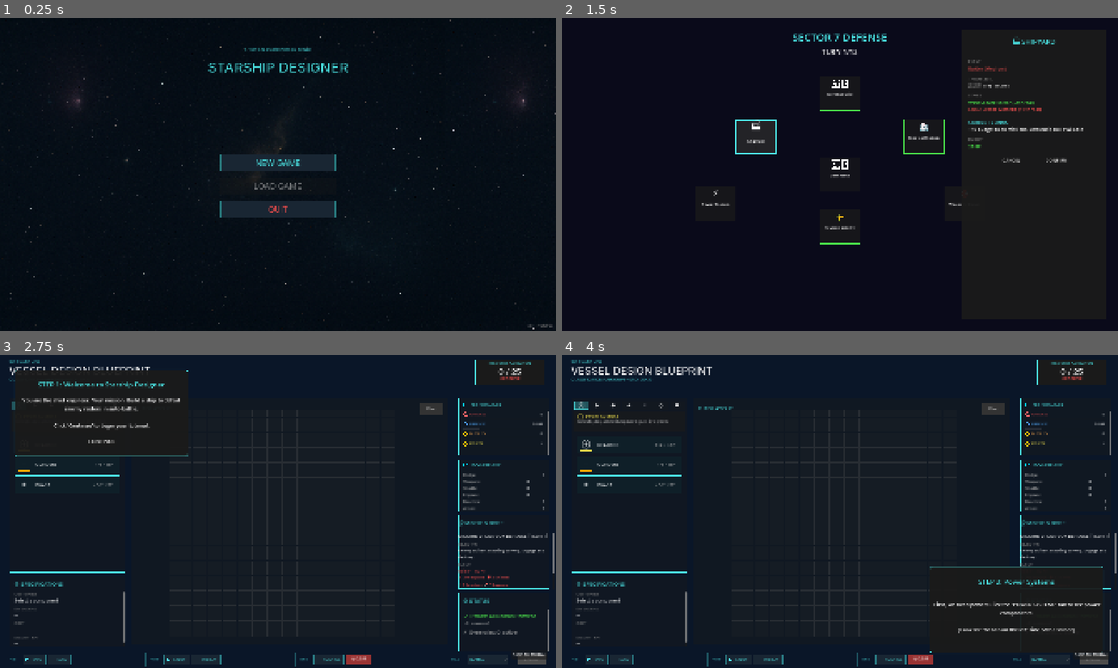
Above: before the commit, frames 1-4 (two rows, left to right).
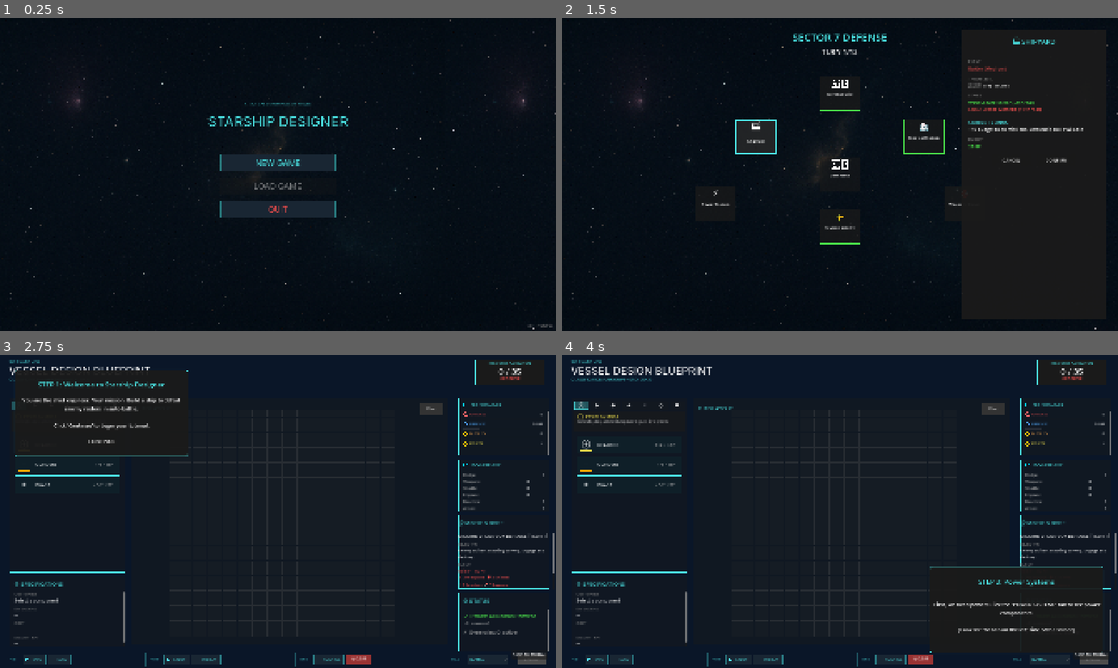
Above: after the commit, the same moments.

Repository: cautiouskurns/Startship-Designer
Game: Godot game, scene res://scenes/main/Main.tscn
Two runs of this game, one before a commit and one after it. Both use one fixed random seed, a clock stepped at 60 frames per second and the inputs below. Sound files missing from this copy of the repository are replaced by a short silence.
Inputs (mouse positions are in pixels of both pictures, inside the frame that each line leads up to):
- Up to frame 1 (0.25 s): no input
- Up to frame 2 (1.5 s): click "NEW GAME" at 0.5 s; click (756, 136) at 1.25 s
- Up to frame 3 (2.75 s): click "CONFIRM" at 2 s
- Up to frame 4 (4 s): click "CONTINUE" at 2.75 s; tap Enter at 3.5 s; drag from (734, 414) to (895, 442) at 3.52 s

The runs differ from the first frame. In frame 1, 1.0% of the frame differs, in the area x 37-63%, y 9-35%; in frame 2, 0.2%; in frame 3, less than 0.1%; in frame 4, less than 0.1%.

Commit message:
feat: Implement sector bonus system affecting budget, combat stats, and costs

Diff:
--- a/project.godot
+++ b/project.godot
@@ -19,6 +19,7 @@
 
 GameState="*res://scripts/autoload/GameState.gd"
 CampaignState="*res://scripts/autoload/CampaignState.gd"
+SectorBonus="*res://scripts/autoload/SectorBonus.gd"
 TemplateManager="*res://scripts/autoload/TemplateManager.gd"
 AudioManager="*res://scripts/autoload/AudioManager.gd"
 CrewBarkSystem="*res://scripts/autoloads/CrewBarkSystem.gd"
--- a/scenes/campaign/CampaignMap.tscn
+++ b/scenes/campaign/CampaignMap.tscn
@@ -1,8 +1,9 @@
-[gd_scene load_steps=4 format=3 uid="uid://campaign_map_scene"]
+[gd_scene load_steps=5 format=3 uid="uid://bag6a3d5jamdr"]
 
-[ext_resource type="Script" path="res://scripts/campaign/CampaignMap.gd" id="1"]
-[ext_resource type="PackedScene" uid="uid://campaign_sector_node" path="res://scenes/campaign/components/SectorNode.tscn" id="2_sector"]
-[ext_resource type="PackedScene" uid="uid://campaign_deployment_panel" path="res://scenes/campaign/components/DeploymentPanel.tscn" id="3_deployment"]
+[ext_resource type="Script" uid="uid://dm12t73wcw3te" path="res://scripts/campaign/CampaignMap.gd" id="1"]
+[ext_resource type="Texture2D" uid="uid://y1akstmn6odh" path="res://assets/sprites/ui/starfield.png" id="2_8fucu"]
+[ext_resource type="PackedScene" path="res://scenes/campaign/components/SectorNode.tscn" id="2_sector"]
+[ext_resource type="PackedScene" path="res://scenes/campaign/components/DeploymentPanel.tscn" id="3_deployment"]
 
 [node name="CampaignMap" type="Control"]
 layout_mode = 3
@@ -14,6 +15,7 @@
 script = ExtResource("1")
 
 [node name="Background" type="ColorRect" parent="."]
+visible = false
 layout_mode = 1
 anchors_preset = 15
 anchor_right = 1.0
@@ -21,6 +23,17 @@
 grow_horizontal = 2
 grow_vertical = 2
 color = Color(0.0392157, 0.0392157, 0.101961, 1)
+
+[node name="Background2" type="TextureRect" parent="."]
+layout_mode = 1
+anchors_preset = 15
+anchor_right = 1.0
+anchor_bottom = 1.0
+grow_horizontal = 2
+grow_vertical = 2
+texture = ExtResource("2_8fucu")
+expand_mode = 1
+stretch_mode = 1
 
 [node name="UI" type="Control" parent="."]
 layout_mode = 1
@@ -65,22 +78,13 @@
 
 [node name="CommandSector" parent="SectorContainer" instance=ExtResource("2_sector")]
 layout_mode = 1
-anchors_preset = 0
-anchor_left = 0.0
-anchor_top = 0.0
-anchor_right = 0.0
-anchor_bottom = 0.0
 offset_left = 890.0
 offset_top = 480.0
 offset_right = 1030.0
 offset_bottom = 600.0
-grow_horizontal = 1
-grow_vertical = 1
-sector_id = 0
 
 [node name="ShipyardSector" parent="SectorContainer" instance=ExtResource("2_sector")]
 layout_mode = 1
-anchors_preset = 0
 offset_left = 600.0
 offset_top = 350.0
 offset_right = 740.0
@@ -89,7 +93,6 @@
 
 [node name="MedicalSector" parent="SectorContainer" instance=ExtResource("2_sector")]
 layout_mode = 1
-anchors_preset = 0
 offset_left = 1180.0
 offset_top = 350.0
 offset_right = 1320.0
@@ -98,7 +101,6 @@
 
 [node name="ColonySector" parent="SectorContainer" instance=ExtResource("2_sector")]
 layout_mode = 1
-anchors_preset = 0
 offset_left = 890.0
 offset_top = 660.0
 offset_right = 1030.0
@@ -107,7 +109,6 @@
 
 [node name="PowerSector" parent="SectorContainer" instance=ExtResource("2_sector")]
 layout_mode = 1
-anchors_preset = 0
 offset_left = 460.0
 offset_top = 580.0
 offset_right = 600.0
@@ -116,7 +117,6 @@
 
 [node name="DefenseSector" parent="SectorContainer" instance=ExtResource("2_sector")]
 layout_mode = 1
-anchors_preset = 0
 offset_left = 890.0
 offset_top = 200.0
 offset_right = 1030.0
@@ -125,7 +125,6 @@
 
 [node name="WeaponsSector" parent="SectorContainer" instance=ExtResource("2_sector")]
 layout_mode = 1
-anchors_preset = 0
 offset_left = 1320.0
 offset_top = 580.0
 offset_right = 1460.0
--- a/scenes/ui/MainMenu.tscn
+++ b/scenes/ui/MainMenu.tscn
@@ -67,9 +67,9 @@
 anchor_left = 0.5
 anchor_right = 0.5
 offset_left = -300.0
-offset_top = 100.0
+offset_top = 287.0
 offset_right = 300.0
-offset_bottom = 120.0
+offset_bottom = 307.0
 grow_horizontal = 2
 theme_override_colors/font_color = Color(0.290196, 0.886275, 0.886275, 1)
 theme_override_font_sizes/font_size = 12
@@ -83,9 +83,9 @@
 anchor_left = 0.5
 anchor_right = 0.5
 offset_left = -400.0
-offset_top = 120.0
+offset_top = 307.0
 offset_right = 400.0
-offset_bottom = 220.0
+offset_bottom = 407.0
 grow_horizontal = 2
 theme_override_colors/font_color = Color(0.290196, 0.886275, 0.886275, 1)
 theme_override_font_sizes/font_size = 48
--- a/scripts/autoload/CampaignState.gd
+++ b/scripts/autoload/CampaignState.gd
@@ -159,8 +159,11 @@
 		if sector_id == defended_sector:
 			# Player defended this sector
 			if victory:
-				# Victory: reduce threat by 2
-				_change_threat(sector, -2)
+				# Victory: reduce threat by 2 (or 3 if recapturing lost sector)
+				var threat_reduction = -3 if sector.is_lost else -2
+				var action = "RECAPTURED" if sector.is_lost else "DEFENDED"
+				print("Sector %s %s! Threat reduction: %d" % [SectorID.keys()[sector_id], action, threat_reduction])
+				_change_threat(sector, threat_reduction)
 			else:
 				# Defeat: increase threat by 1
 				_change_threat(sector, 1)
--- a/scripts/autoload/GameState.gd
+++ b/scripts/autoload/GameState.gd
@@ -5,6 +5,9 @@
 
 ## Flag to track if data has been loaded from JSON
 static var _data_loaded: bool = false
+
+## Preferences file path (for persistent settings like tutorial completion)
+const PREFERENCES_FILE = "user://preferences.json"
 
 ## Mission unlock states
 var missions_unlocked: Array[bool] = [true, false, false]
@@ -219,6 +222,64 @@
 			push_warning("Unknown hull type: %s" % name)
 			return null
 
+## Initialize GameState on startup
+func _ready():
+	# Load persistent preferences (tutorial completion, etc.)
+	_load_preferences()
+
+## Save preferences to disk (tutorial completion, etc.)
+func _save_preferences():
+	var data = {
+		"version": 1,
+		"tutorial_completed": tutorial_completed
+	}
+
+	# Convert to JSON
+	var json_string = JSON.stringify(data, "\t")
+
+	# Write to file
+	var file = FileAccess.open(PREFERENCES_FILE, FileAccess.WRITE)
+	if not file:
+		push_error("Failed to save preferences to: %s" % PREFERENCES_FILE)
+		return
+
+	file.store_string(json_string)
+	file.close()
+	print("Preferences saved (tutorial_completed = %s)" % tutorial_completed)
+
+## Load preferences from disk
+func _load_preferences():
+	# Check if file exists
+	if not FileAccess.file_exists(PREFERENCES_FILE):
+		# No preferences file yet, use defaults
+		print("No preferences file found, using defaults")
+		return
+
+	# Read file
+	var file = FileAccess.open(PREFERENCES_FILE, FileAccess.READ)
+	if not file:
+		push_error("Failed to load preferences from: %s" % PREFERENCES_FILE)
+		return
+
+	var json_string = file.get_as_text()
+	file.close()
+
+	# Parse JSON
+	var json = JSON.new()
+	var error = json.parse(json_string)
+	if error != OK:
+		push_error("Failed to parse preferences JSON: %s" % json.get_error_message())
+		return
+
+	var data = json.data
+	if typeof(data) != TYPE_DICTIONARY:
+		push_error("Preferences JSON root is not a dictionary")
+		return
+
+	# Load tutorial completion flag
+	tutorial_completed = data.get("tutorial_completed", false)
+	print("Preferences loaded (tutorial_completed = %s)" % tutorial_completed)
+
 ## Unlock a mission by index
 func unlock_mission(index: int):
 	if index >= 0 and index < missions_unlocked.size():
@@ -276,10 +337,11 @@
 		return missions_data[index].get("enemy_id", "scout")
 	return "scout"  # Default fallback
 
-## Mark tutorial as completed
+## Mark tutorial as completed (and save to disk)
 func complete_tutorial():
 	tutorial_completed = true
-	print("Tutorial marked as completed")
+	_save_preferences()  # Persist to disk
+	print("Tutorial marked as completed and saved")
 
 ## Check if tutorial should show (first mission selected, any mission)
 func should_show_tutorial() -> bool:
--- /dev/null
+++ b/scripts/autoload/SectorBonus.gd
@@ -0,0 +1,171 @@
+extends Node
+
+## Sector Bonus System (Feature 4: Sector Bonuses & Penalties)
+## Calculates active bonuses/penalties from campaign sector states
+## Applies to budget, costs, combat stats, and power
+
+## Get all active bonuses and penalties from campaign sectors
+## Returns dictionary with all modifier values
+func get_active_bonuses() -> Dictionary:
+	var bonuses = {
+		"budget_modifier": 0,        # Added/subtracted from max budget
+		"hp_modifier": 1.0,          # Multiplier for max HP
+		"damage_modifier": 1.0,      # Multiplier for weapon damage
+		"shield_modifier": 1.0,      # Multiplier for shield absorption
+		"power_modifier": 0,         # Added/subtracted from reactor power output
+		"weapon_cost_modifier": 0,   # Added/subtracted from weapon component costs
+		"shield_cost_modifier": 0,   # Added/subtracted from shield component costs
+		"all_stats_modifier": 1.0    # Multiplier for all stats (Colony morale)
+	}
+
+	# Only calculate bonuses if campaign is active
+	if not CampaignState or not CampaignState.campaign_active:
+		return bonuses
+
+	# Check each sector for bonuses/penalties
+	for sector_id in CampaignState.sectors.keys():
+		# Skip Command sector (no bonuses/penalties)
+		if sector_id == CampaignState.SectorID.COMMAND:
+			continue
+
+		var sector = CampaignState.get_sector(sector_id)
+		var sector_def = CampaignState.get_sector_definition(sector_id)
+
+		if not sector or not sector_def:
+			continue
+
+		# Apply bonuses for secure sectors (threat 0-1)
+		if sector.is_secure():
+			_apply_sector_effect(bonuses, sector_def.get("bonus", {}))
+		# Apply penalties for lost sectors (threat 4)
+		elif sector.is_lost:
+			_apply_sector_effect(bonuses, sector_def.get("penalty", {}))
+		# Threat 2-3: neutral, no bonuses or penalties
+
+	return bonuses
+
+## Apply a sector's bonus or penalty effect to the bonuses dictionary
+func _apply_sector_effect(bonuses: Dictionary, effect: Dictionary):
+	if effect.is_empty():
+		return
+
+	var effect_type = effect.get("type", "none")
+	var effect_value = effect.get("value", 0)
+
+	match effect_type:
+		"budget":
+			# Shipyard: ±budget
+			bonuses["budget_modifier"] += effect_value
+
+		"hp":
+			# Medical: HP multiplier
+			bonuses["hp_modifier"] *= effect_value
+
+		"morale":
+			# Colony: All stats multiplier
+			bonuses["all_stats_modifier"] *= effect_value
+
+		"power":
+			# Power Station: ±reactor power output
+			bonuses["power_modifier"] += effect_value
+
+		"shields":
+			# Defense Grid: Shield multiplier + cost modifier
+			bonuses["shield_modifier"] *= effect_value
+			# Apply cost modifier (secure: -1, lost: +1)
+			if effect_value > 1.0:  # Bonus (secure)
+				bonuses["shield_cost_modifier"] -= 1
+			elif effect_value < 1.0:  # Penalty (lost)
+				bonuses["shield_cost_modifier"] += 1
+
+		"damage":
+			# Weapons Depot: Damage multiplier + cost modifier
+			bonuses["damage_modifier"] *= effect_value
+			# Apply cost modifier (secure: -1, lost: +1)
+			if effect_value > 1.0:  # Bonus (secure)
+				bonuses["weapon_cost_modifier"] -= 1
+			elif effect_value < 1.0:  # Penalty (lost)
+				bonuses["weapon_cost_modifier"] += 1
+
+## Get budget modifier only (shortcut for Ship Designer)
+func get_budget_modifier() -> int:
+	var bonuses = get_active_bonuses()
+	return bonuses["budget_modifier"]
+
+## Get cost modifier for a specific room type
+func get_room_cost_modifier(room_type: RoomData.RoomType) -> int:
+	var bonuses = get_active_bonuses()
+
+	# Check if room is a weapon type
+	var category = RoomData.get_category(room_type)
+	if category == ComponentCategory.Category.WEAPONS:
+		return bonuses["weapon_cost_modifier"]
+	elif category == ComponentCategory.Category.DEFENSE:
+		# Only apply shield cost modifier to shield rooms
+		if _is_shield_type(room_type):
+			return bonuses["shield_cost_modifier"]
+
+	return 0
+
+## Check if room type is a shield
+func _is_shield_type(room_type: RoomData.RoomType) -> bool:
+	return room_type in [
+		RoomData.RoomType.SHIELD,
+		RoomData.RoomType.STANDARD_SHIELD,
+		RoomData.RoomType.LIGHT_SHIELD,
+		RoomData.RoomType.HEAVY_SHIELD,
+		RoomData.RoomType.FAST_RECHARGE_SHIELD,
+		RoomData.RoomType.HARDENED_SHIELD
+	]
+
+## Get formatted description of all active bonuses/penalties
+## Returns array of strings for UI display
+func get_active_bonus_descriptions() -> Array[String]:
+	var descriptions: Array[String] = []
+
+	if not CampaignState or not CampaignState.campaign_active:
+		return descriptions
+
+	# Check each sector
+	for sector_id in CampaignState.sectors.keys():
+		if sector_id == CampaignState.SectorID.COMMAND:
+			continue
+
+		var sector = CampaignState.get_sector(sector_id)
+		var sector_def = CampaignState.get_sector_definition(sector_id)
+
+		if not sector or not sector_def:
+			continue
+
+		var sector_name = sector_def.get("name", "Unknown")
+		var icon = sector_def.get("icon", "")
+
+		# Add bonus descriptions for secure sectors
+		if sector.is_secure():
+			var bonus = sector_def.get("bonus", {})
+			var desc = bonus.get("description", "")
+			if not desc.is_empty():
+				descriptions.append("[color=#4AE24A]%s %s:[/color] %s" % [icon, sector_name, desc])
+
+		# Add penalty descriptions for lost sectors
+		elif sector.is_lost:
+			var penalty = sector_def.get("penalty", {})
+			var desc = penalty.get("description", "")
+			if not desc.is_empty():
+				descriptions.append("[color=#E24A4A]%s %s LOST:[/color] %s" % [icon, sector_name, desc])
+
+	return descriptions
+
+## Print debug info about active bonuses (for testing)
+func print_debug_bonuses():
+	var bonuses = get_active_bonuses()
+	print("=== Active Sector Bonuses/Penalties ===")
+	print("Budget Modifier: %+d BP" % bonuses["budget_modifier"])
+	print("HP Modifier: ×%.1f" % bonuses["hp_modifier"])
+	print("Damage Modifier: ×%.1f" % bonuses["damage_modifier"])
+	print("Shield Modifier: ×%.1f" % bonuses["shield_modifier"])
+	print("Power Modifier: %+d" % bonuses["power_modifier"])
+	print("Weapon Cost Modifier: %+d BP" % bonuses["weapon_cost_modifier"])
+	print("Shield Cost Modifier: %+d BP" % bonuses["shield_cost_modifier"])
+	print("All Stats Modifier: ×%.1f" % bonuses["all_stats_modifier"])
+	print("=======================================")
--- a/scripts/campaign/DeploymentPanel.gd
+++ b/scripts/campaign/DeploymentPanel.gd
@@ -99,7 +99,7 @@
 func _get_stakes_text(sector_def: Dictionary, sector_data: CampaignState.SectorData) -> String:
 	var stakes = ""
 
-	# Win condition
+	# Win condition (show correct threat reduction)
 	if sector_data.is_lost:
 		stakes += "[color=#4AE24A]WIN: Recapture sector (-3 threat)[/color]\n"
 	else:
--- a/scripts/campaign/SectorNode.gd
+++ b/scripts/campaign/SectorNode.gd
@@ -18,6 +18,7 @@
 
 ## Visual state
 var current_threat: int = 0
+var previous_threat: int = 0
 var is_lost_state: bool = false
 var pulse_phase: float = 0.0
 var is_selected: bool = false
@@ -55,9 +56,16 @@
 	name_label.text = sector_def.get("name", "Unknown")
 
 	# Update threat level
+	previous_threat = current_threat
 	current_threat = sector_data.threat_level
-	threat_bar.value = current_threat
 	is_lost_state = sector_data.is_lost
+
+	# Animate threat change if it changed
+	if previous_threat != current_threat and previous_threat != 0:
+		animate_threat_change(previous_threat, current_threat)
+	else:
+		# No animation needed, just set the value
+		threat_bar.value = current_threat
 
 	# Update visual state based on threat
 	_update_visual_state()
@@ -192,3 +200,33 @@
 func deselect():
 	is_selected = false
 	_update_visual_state()
+
+## Animate threat level change with visual feedback
+func animate_threat_change(old_value: int, new_value: int):
+	# Determine if threat increased or decreased
+	var threat_increased = new_value > old_value
+
+	# Create tween for smooth threat bar animation
+	var tween = create_tween()
+	tween.set_parallel(true)  # Run animations in parallel
+
+	# Animate threat bar from old to new value
+	tween.tween_property(threat_bar, "value", new_value, 0.5).set_trans(Tween.TRANS_CUBIC).set_ease(Tween.EASE_OUT)
+
+	# Flash the sector with appropriate color
+	var flash_color: Color
+	if threat_increased:
+		# Red flash for threat increase
+		flash_color = Color(1.5, 0.3, 0.3, 1.0)
+	else:
+		# Green flash for threat decrease
+		flash_color = Color(0.3, 1.5, 0.3, 1.0)
+
+	# Flash animation: modulate to flash color and back
+	tween.tween_property(self, "modulate", flash_color, 0.15)
+	tween.chain().tween_property(self, "modulate", Color(1, 1, 1, 1), 0.35)
+
+	# Scale pulse effect
+	var original_scale = scale
+	tween.tween_property(self, "scale", original_scale * 1.1, 0.15)
+	tween.chain().tween_property(self, "scale", original_scale, 0.35).set_trans(Tween.TRANS_ELASTIC).set_ease(Tween.EASE_OUT)
--- a/scripts/combat/Combat.gd
+++ b/scripts/combat/Combat.gd
@@ -184,6 +184,16 @@
 		# Apply HP bonus (Battleship)
 		player_data.max_hp += bonus_value
 		player_data.current_hp += bonus_value
+
+	# Feature 4: Apply sector bonuses to player HP
+	if CampaignState and CampaignState.campaign_active and SectorBonus:
+		var bonuses = SectorBonus.get_active_bonuses()
+		var hp_modifier = bonuses["hp_modifier"] * bonuses["all_stats_modifier"]
+		if hp_modifier != 1.0:
+			var hp_bonus = int(player_data.max_hp * (hp_modifier - 1.0))
+			player_data.max_hp += hp_bonus
+			player_data.current_hp += hp_bonus
+			print("Sector HP bonus applied: %+d HP (×%.2f modifier)" % [hp_bonus, hp_modifier])
 
 	# Load enemy based on mission (Phase 10.8 - check for template assignment first)
 	var enemy_template = TemplateManager.get_enemy_template(mission_index)
@@ -637,7 +647,18 @@
 						synergy_damage += int(weapon_damage * BalanceConstants.FIRE_RATE_SYNERGY_BONUS)
 
 	print("DEBUG Combat: Total weapons found: ", weapons_found, ", base_damage: ", base_damage, ", synergy_damage: ", synergy_damage)
-	return base_damage + synergy_damage
+	var total_damage = base_damage + synergy_damage
+
+	# Feature 4: Apply sector bonuses to damage (only for player)
+	if attacker == player_data and CampaignState and CampaignState.campaign_active and SectorBonus:
+		var bonuses = SectorBonus.get_active_bonuses()
+		var damage_modifier = bonuses["damage_modifier"] * bonuses["all_stats_modifier"]
+		if damage_modifier != 1.0:
+			var original_damage = total_damage
+			total_damage = int(total_damage * damage_modifier)
+			print("Sector damage bonus applied: %d → %d (×%.2f modifier)" % [original_damage, total_damage, damage_modifier])
+
+	return total_damage
 
 ## Calculate shield absorption for defender (using individual shield stats)
 func _calculate_shield_absorption(defender: ShipData, damage: int) -> int:
@@ -671,6 +692,16 @@
 							synergy_absorption += int(shield_absorption * BalanceConstants.SHIELD_CAPACITY_SYNERGY_BONUS)
 
 	var total_absorption = base_absorption + synergy_absorption
+
+	# Feature 4: Apply sector bonuses to shields (only for player)
+	if defender == player_data and CampaignState and CampaignState.campaign_active and SectorBonus:
+		var bonuses = SectorBonus.get_active_bonuses()
+		var shield_modifier = bonuses["shield_modifier"] * bonuses["all_stats_modifier"]
+		if shield_modifier != 1.0:
+			var original_absorption = total_absorption
+			total_absorption = int(total_absorption * shield_modifier)
+			print("Sector shield bonus applied: %d → %d (×%.2f modifier)" % [original_absorption, total_absorption, shield_modifier])
+
 	return min(damage, total_absorption)
 
 ## Fire weapons with visual effects (Phase 10.6 - lasers, torpedos, shield impacts)
--- a/scripts/data/RoomData.gd
+++ b/scripts/data/RoomData.gd
@@ -406,10 +406,17 @@
 ## Controls when components become available to the player
 static var tech_levels: Dictionary = {}
 
-## Get cost for a room type
+## Get cost for a room type (with campaign sector modifiers)
 static func get_cost(room_type: RoomType) -> int:
 	_load_data_from_json()  # Ensure data is loaded
-	return costs.get(room_type, 0)
+	var base_cost = costs.get(room_type, 0)
+
+	# Feature 4: Apply sector bonus cost modifiers
+	if CampaignState and CampaignState.campaign_active and SectorBonus:
+		var cost_modifier = SectorBonus.get_room_cost_modifier(room_type)
+		return max(1, base_cost + cost_modifier)  # Minimum cost is 1
+
+	return base_cost
 
 ## Get tech level for a room type (1 = basic, 2 = intermediate, 3 = advanced)
 static func get_tech_level(room_type: RoomType) -> int:
--- a/scripts/designer/ShipDesigner.gd
+++ b/scripts/designer/ShipDesigner.gd
@@ -65,6 +65,9 @@
 
 ## Zoom level label
 @onready var zoom_level_label: Label = $ZoomLevelLabel
+
+## Sector bonus panel (Feature 4 - displays active campaign bonuses)
+@onready var sector_bonus_panel = get_node_or_null("SectorBonusPanel")
 
 ## Template UI (Phase 10.8)
 @onready var template_name_dialog = $TemplateNameDialog
@@ -136,6 +139,13 @@
 	# Load mission budget from GameState
 	max_budget = GameState.get_mission_budget(GameState.current_mission)
 
+	# Feature 4: Apply sector bonuses to budget (Shipyard sector)
+	if CampaignState and CampaignState.campaign_active:
+		var budget_modifier = SectorBonus.get_budget_modifier()
+		max_budget += budget_modifier
+		if budget_modifier != 0:
+			print("Sector bonus applied: Budget %+d → %d BP total" % [budget_modifier, max_budget])
+
 	# Initialize ship grid with hull-specific dimensions (Phase 10.4 - shaped hulls)
 	var hull_data = GameState.get_current_hull_data()
 	var grid_size: Vector2i = hull_data["grid_size"]
@@ -258,6 +268,9 @@
 	# Initialize zoom label as invisible
 	zoom_level_label.modulate.a = 0.0
 
+	# Feature 4: Update sector bonus display if campaign is active
+	_update_sector_bonus_display()
+
 	# Start tutorial if this is the first time entering designer (any mission)
 	if GameState.should_show_tutorial() and tutorial_system:
 		# Defer tutorial start until after scene fully loaded
@@ -350,6 +363,36 @@
 
 	# Update panel
 	ship_stats_panel.update_stats(temp_ship, hull_data)
+
+## Update sector bonus display panel (Feature 4 - Sector Bonuses & Penalties)
+func _update_sector_bonus_display():
+	if not sector_bonus_panel:
+		return  # Panel not present in scene (optional node)
+
+	# Only show bonuses if campaign is active
+	if not CampaignState or not CampaignState.campaign_active:
+		sector_bonus_panel.visible = false
+		return
+
+	# Get active bonus descriptions
+	var bonus_descriptions = SectorBonus.get_active_bonus_descriptions()
+
+	# Hide panel if no bonuses active
+	if bonus_descriptions.is_empty():
+		sector_bonus_panel.visible = false
+		return
+
+	# Show panel and update text
+	sector_bonus_panel.visible = true
+
+	# Find the RichTextLabel child (assuming panel contains one)
+	var label = sector_bonus_panel.get_node_or_null("BonusLabel")
+	if label:
+		# Build bonus text
+		var bonus_text = "[b]SECTOR BONUSES[/b]\n"
+		for desc in bonus_descriptions:
+			bonus_text += desc + "\n"
+		label.text = bonus_text
 
 ## Update classification label with current hull type and grid size
 func _update_classification_label():
Not shown: 1 places in scenes/ui/MainMenu.tscn that only renumber resources
Not shown, added: scripts/autoload/SectorBonus.gd.uid
Not shown, changed: docs/design-docs/features/.DS_Store
